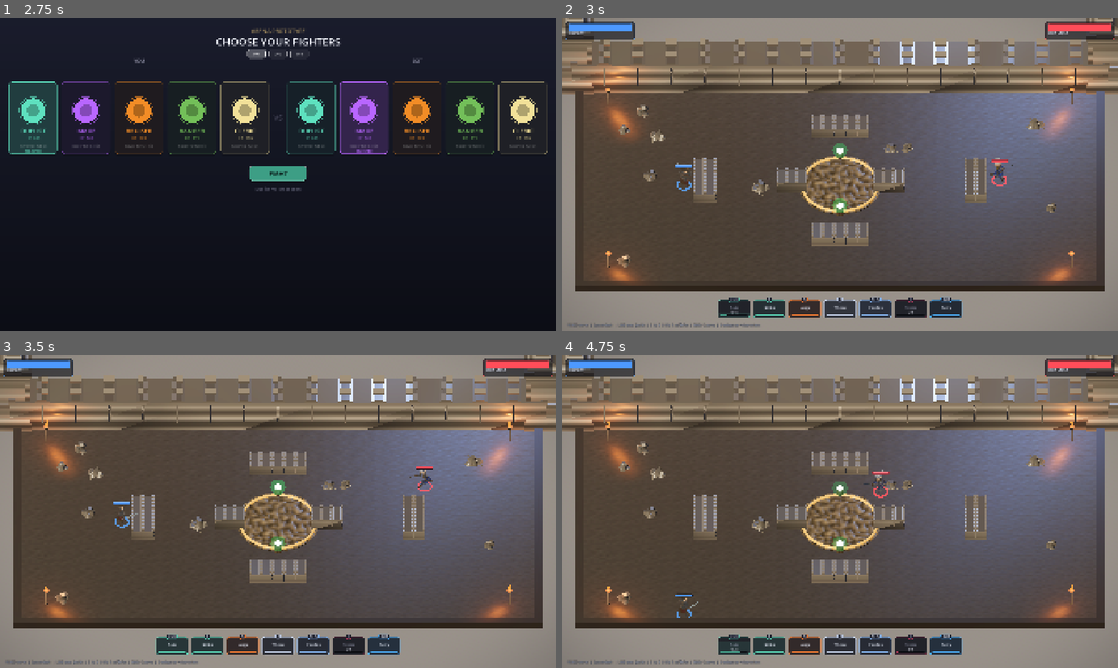
Above: before the commit, frames 1-4 (two rows, left to right).
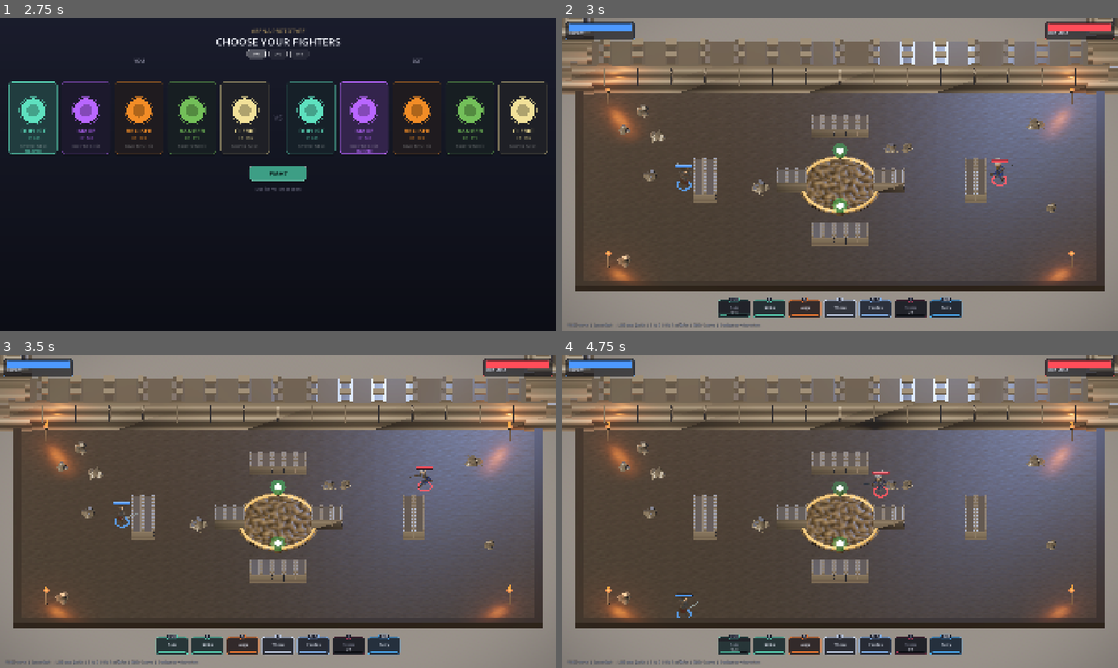
Above: after the commit, the same moments.

Repository: johnWard12/arena-game-godot
Game: Godot game, scene res://scenes/CharSelect.tscn
The game is run twice, just before and just after one commit, with the same random seed, the same clock (stepped at 60 frames per second) and the same inputs.
Inputs (mouse positions are in pixels of both pictures, inside the frame that each line leads up to):
- Up to frame 1 (2.75 s): tap Enter at 0.5, 2 s; move the mouse to (250, 237) at 0.52 s; hold W 0.53-1.25 s; tap Backspace at 0.6 s; click (250, 237) at 0.67 s; tap Space at 0.77, 1.25 s; drag from (444, 221) to (250, 237) at 1.27 s; move the mouse to (111, 127) at 2.02 s; hold A from 2.03 s (still down); tap Q at 2.1 s
- Up to frame 2 (3 s): release A at 2.75 s; tap Space at 2.75 s; drag from (867, 174) to (673, 127) at 2.77 s
- Up to frame 3 (3.5 s): no input
- Up to frame 4 (4.75 s): move the mouse to (756, 433) at 3.52 s; hold S 3.53-4.25 s; tap Shift at 3.6 s; tap Space at 3.77 s; drag from (962, 495) to (756, 433) at 4.27 s

Frame 1 is identical in both runs. In frame 2, 0.2% of the frame differs, in the area x 19-95%, y 16-63%; in frame 3, 0.2%; in frame 4, 0.7%.

Commit message:
Character & spell FX pass: hit flashes, death dissolve, projectile lights/trails/impacts, melee slash arcs
Characters (EntityView3D.gd):
- Every character's materials are now duplicated per instance at setup
  (imported GLTF materials are shared resources, so flashing one fighter
  used to be impossible without flashing every copy of that model), with
  roughness normalized to full matte so the toon textures stop reading
  plasticky under ACES.
- Landing a hit now flashes the actual 3D model white-hot, scaled to the
  sim's existing hit_flash_left timer.
- Death dissolves the body out over the last 0.9s instead of blinking the
  model off; residual flash emission and mid-swing arcs are cleared at the
  moment of death.
- Melee swings draw a real slash arc: an ImmediateMesh fan swept across the
  swing's exact sim arc (start angle/span/progress) in the fighter's team
  color, world-space so it never double-rotates with the model.

Projectiles (ProjectileView3D.gd):
- Comet spark trail (world-space GPU particles with a fade-out color ramp)
  behind every bolt.
- A real OmniLight3D per projectile so spells illuminate the floor and
  fighters as they fly.
- Impact pop: instead of vanishing the same frame the sim projectile frees,
  the view lingers 0.22s playing an expanding glow flash + light burst at
  the exact point of impact.

Lighting (Arena3D.gd):
- Sun gets a real angular size (1.5 deg) for contact-hardening penumbras:
  shadows crisp at the base, softening with distance.

Diff:
--- a/godot_project/scripts/Arena3D.gd
+++ b/godot_project/scripts/Arena3D.gd
@@ -473,6 +473,10 @@
 	sun.shadow_enabled = true
 	sun.directional_shadow_mode = DirectionalLight3D.SHADOW_ORTHOGONAL
 	sun.directional_shadow_max_distance = 45.0
+	# A real angular size for the sun gives contact-hardening penumbras with
+	# the soft shadow filter — crisp where objects touch the ground, softer
+	# as the shadow stretches away.
+	sun.light_angular_distance = 1.5
 	sun.shadow_blur = 1.2
 	sun.shadow_bias = 0.1
 	sun.shadow_normal_bias = 1.8
--- a/godot_project/scripts/EntityView3D.gd
+++ b/godot_project/scripts/EntityView3D.gd
@@ -70,6 +70,10 @@
 var entity: Entity = null
 var _cfg: Dictionary
 var _model: Node3D
+# Per-instance duplicates of every material on this character's meshes —
+# lets this view flash/fade ITS model without affecting other fighters
+# instanced from the same GLTF (imported materials are shared resources).
+var _char_mats: Array[BaseMaterial3D] = []
 var _anim: AnimationPlayer
 var _current_anim := ""
 var _swing_was_active := false
@@ -78,6 +82,13 @@
 
 var _ring: MeshInstance3D
 var _ring_mat: StandardMaterial3D
+
+# Melee slash arc — an ImmediateMesh fan rebuilt each frame while a swing is
+# active, sweeping across the swing's real arc (start angle/span/progress all
+# come from the sim's swing state, so the visual matches the hit exactly).
+var _slash: MeshInstance3D
+var _slash_mesh: ImmediateMesh
+var _slash_mat: StandardMaterial3D
 
 var _freeze_pivot: Node3D
 var _freeze_shards: Array[MeshInstance3D] = []
@@ -133,6 +144,8 @@
 	# has no facing concept, so this correction is local to the character
 	# model only).
 	_model.rotation.y = PI
+	_collect_char_materials(_model)
+	_build_slash_arc()
 
 	_anim = _find_anim_player(_model)
 	if _anim != null:
@@ -660,6 +673,77 @@
 	_bond_beam.visible = false
 	get_parent().add_child(_bond_beam)
 
+# Duplicate every character material into a per-instance copy (see
+# _char_mats) and even out the imported surface response — full roughness,
+# zero metallic — so the toon-textured models read as soft matte cloth/armor
+# under ACES instead of slightly plasticky.
+func _collect_char_materials(node: Node):
+	if node is MeshInstance3D and node.mesh != null:
+		for i in node.mesh.get_surface_count():
+			var src: Material = node.get_active_material(i)
+			if src is BaseMaterial3D:
+				var dup: BaseMaterial3D = src.duplicate()
+				dup.roughness = 1.0
+				dup.metallic = 0.0
+				node.set_surface_override_material(i, dup)
+				_char_mats.append(dup)
+	for child in node.get_children():
+		_collect_char_materials(child)
+
+func _build_slash_arc():
+	_slash_mesh = ImmediateMesh.new()
+	_slash = MeshInstance3D.new()
+	_slash.mesh = _slash_mesh
+	# top_level: the arc's vertices are built in absolute world space from
+	# sim angles, so it must NOT inherit this node's look_at rotation.
+	_slash.top_level = true
+	_slash_mat = StandardMaterial3D.new()
+	_slash_mat.shading_mode = BaseMaterial3D.SHADING_MODE_UNSHADED
+	_slash_mat.transparency = BaseMaterial3D.TRANSPARENCY_ALPHA
+	_slash_mat.cull_mode = BaseMaterial3D.CULL_DISABLED
+	_slash_mat.emission_enabled = true
+	_slash.material_override = _slash_mat
+	add_child(_slash)
+
+func _update_slash_arc():
+	var swinging = entity.swing_time_left > 0 and entity.swing_total > 0
+	if not swinging:
+		_slash.visible = false
+		return
+	_slash.visible = true
+	var progress = 1.0 - (entity.swing_time_left / entity.swing_total)
+	var col = entity.base_color
+	var alpha = 0.5 * (1.0 - progress * 0.6)
+	_slash_mat.albedo_color = Color(col.r, col.g, col.b, alpha)
+	_slash_mat.emission = col
+	_slash_mat.emission_energy_multiplier = 1.4
+
+	var start_a = entity.swing_start_angle
+	var swept = entity.swing_arc_span * progress
+	var inner = 40.0   # sim units
+	var outer = 145.0
+	var steps = 12
+	_slash_mesh.clear_surfaces()
+	_slash_mesh.surface_begin(Mesh.PRIMITIVE_TRIANGLE_STRIP)
+	for s in steps + 1:
+		var a = start_a + swept * (float(s) / steps)
+		var dir2 = Vector2(cos(a), sin(a))
+		_slash_mesh.surface_add_vertex(CoordUtil.to_world(entity.global_position + dir2 * inner, 0.85))
+		_slash_mesh.surface_add_vertex(CoordUtil.to_world(entity.global_position + dir2 * outer, 0.85))
+	_slash_mesh.surface_end()
+
+# White-hot flash on the actual model when hit — far more readable than a
+# 2D overlay circle, and localized to this instance via _char_mats.
+func _update_char_flash():
+	var flash = clamp(entity.hit_flash_left / 0.25, 0.0, 1.0)
+	for mat in _char_mats:
+		if flash > 0.0:
+			mat.emission_enabled = true
+			mat.emission = Color(1.0, 0.97, 0.92)
+			mat.emission_energy_multiplier = flash * 1.6
+		else:
+			mat.emission_enabled = false
+
 func _find_anim_player(node: Node) -> AnimationPlayer:
 	if node is AnimationPlayer:
 		return node
@@ -706,6 +790,8 @@
 	_ring_mat.emission_energy_multiplier = 1.8 if entity.hit_flash_left > 0 else 0.9
 
 	_update_status_fx(delta)
+	_update_char_flash()
+	_update_slash_arc()
 	_update_animation()
 
 func _update_status_fx(delta: float):
@@ -870,8 +956,19 @@
 		# with the rest of this view.
 		_bond_ring.visible = false
 		_bond_beam.visible = false
+		# _update_char_flash()/_update_slash_arc() also stop running once
+		# dead — clear any residual hit-flash emission and mid-swing arc.
+		for mat in _char_mats:
+			mat.emission_enabled = false
+		_slash.visible = false
 	visible = true
 	position = CoordUtil.to_world(entity.global_position)
 	_death_timer += delta
+	# Dissolve the body out over the final stretch instead of blinking off.
+	var fade = clamp((_death_timer - 1.1) / 0.9, 0.0, 1.0)
+	if fade > 0.0:
+		for mat in _char_mats:
+			mat.transparency = BaseMaterial3D.TRANSPARENCY_ALPHA
+			mat.albedo_color.a = 1.0 - fade
 	if _death_timer >= 2.0:
 		visible = false
--- a/godot_project/scripts/ProjectileView3D.gd
+++ b/godot_project/scripts/ProjectileView3D.gd
@@ -17,6 +17,15 @@
 var _glow_mat: StandardMaterial3D
 var _glint_a: MeshInstance3D
 var _glint_b: MeshInstance3D
+var _sparks: GPUParticles3D
+var _light: OmniLight3D
+
+# Impact pop: when the sim projectile frees (hit or expiry), this view
+# lingers ~0.2s to play a quick expanding flash instead of vanishing on the
+# same frame — sells the hit landing.
+var _dying := false
+var _die_t := 0.0
+const IMPACT_DUR := 0.22
 
 const TRAIL_SEGMENTS := 6
 var _trail_meshes: Array[MeshInstance3D] = []
@@ -47,6 +56,47 @@
 		"icicle": _build_icicle(col, r)
 		"arrow": _build_arrow(col, r)
 		_: _build_orb(col, r)
+
+	# comet spark trail — world-space particles shed behind the moving bolt
+	_sparks = GPUParticles3D.new()
+	_sparks.amount = 24
+	_sparks.lifetime = 0.35
+	_sparks.local_coords = false
+	var pm := ParticleProcessMaterial.new()
+	pm.spread = 180.0
+	pm.initial_velocity_min = 0.2
+	pm.initial_velocity_max = 0.9
+	pm.gravity = Vector3.ZERO
+	pm.scale_min = 0.5
+	pm.scale_max = 1.0
+	var ramp := Gradient.new()
+	ramp.set_color(0, Color(col.r, col.g, col.b, 0.9))
+	ramp.set_color(1, Color(col.r, col.g, col.b, 0.0))
+	var ramp_tex := GradientTexture1D.new()
+	ramp_tex.gradient = ramp
+	pm.color_ramp = ramp_tex
+	_sparks.process_material = pm
+	var spark_quad := QuadMesh.new()
+	spark_quad.size = Vector2(0.07, 0.07)
+	var spark_mat := StandardMaterial3D.new()
+	spark_mat.shading_mode = BaseMaterial3D.SHADING_MODE_UNSHADED
+	spark_mat.transparency = BaseMaterial3D.TRANSPARENCY_ALPHA
+	spark_mat.billboard_mode = BaseMaterial3D.BILLBOARD_ENABLED
+	spark_mat.vertex_color_use_as_albedo = true
+	spark_mat.emission_enabled = true
+	spark_mat.emission = col
+	spark_mat.emission_energy_multiplier = 1.6
+	spark_quad.material = spark_mat
+	_sparks.draw_pass_1 = spark_quad
+	add_child(_sparks)
+
+	# real dynamic light so spells illuminate the floor/fighters as they fly
+	_light = OmniLight3D.new()
+	_light.light_color = col
+	_light.light_energy = 1.3
+	_light.omni_range = 2.4
+	_light.shadow_enabled = false
+	add_child(_light)
 
 	# fading trail ghosts, one mesh per segment, reused every frame
 	for i in TRAIL_SEGMENTS:
@@ -197,9 +247,9 @@
 	fin_b.position = Vector3(0, 0, -length * 0.32)
 	add_child(fin_b)
 
-func _process(_delta):
+func _process(delta):
 	if projectile == null or not is_instance_valid(projectile):
-		queue_free()
+		_impact(delta)
 		return
 	position = CoordUtil.to_world(projectile.global_position, 0.9)
 
@@ -228,3 +278,26 @@
 			continue
 		seg.visible = true
 		seg.global_position = CoordUtil.to_world(trail[src_idx], 0.9)
+
+# Quick expanding flash + light pop at the projectile's last position, then
+# free. First frame hides the projectile body and keeps only the glow halo.
+func _impact(delta: float):
+	if not _dying:
+		_dying = true
+		_die_t = 0.0
+		for c in get_children():
+			if c is MeshInstance3D and c != _glow:
+				c.visible = false
+		if _sparks != null:
+			_sparks.emitting = false
+	_die_t += delta
+	var t = _die_t / IMPACT_DUR
+	if t >= 1.0:
+		queue_free()
+		return
+	_glow.visible = true
+	_glow.scale = Vector3.ONE * (1.0 + t * 2.6)
+	_glow_mat.albedo_color.a = 0.5 * (1.0 - t)
+	_glow_mat.emission_energy_multiplier = 2.0 * (1.0 - t)
+	if _light != null:
+		_light.light_energy = 2.2 * (1.0 - t)
